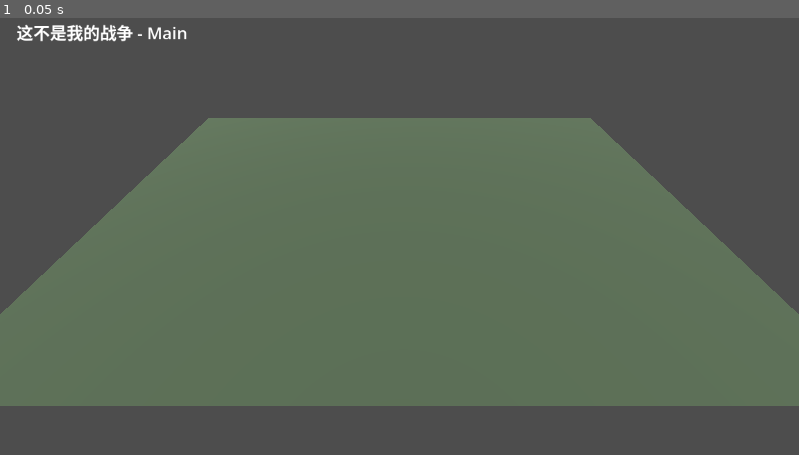
Above: before the commit, frame 1.
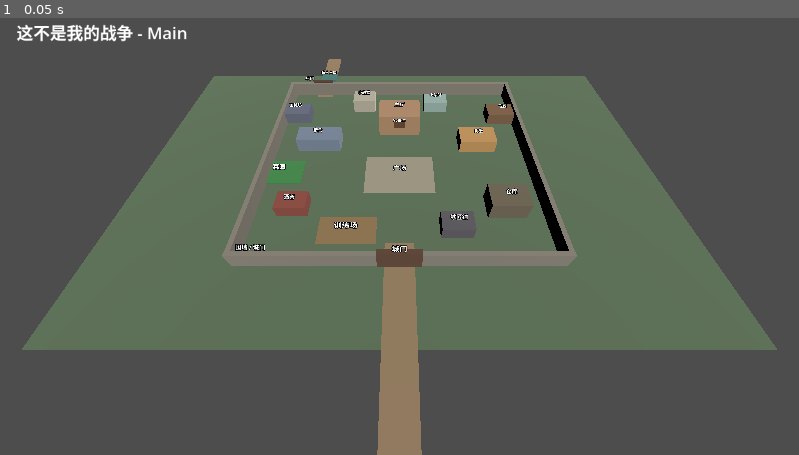
Above: after the commit, the same moment.

Repository: graywind-labs/this-is-not-my-war
Game: Godot game, scene res://scenes/main/Main.tscn
The game is run twice, just before and just after one commit, with the same random seed, the same clock (stepped at 60 frames per second) and the same inputs.
Inputs:
- Up to frame 1 (0.05 s): no input

The runs differ from the first frame. In frame 1, 27% of the frame differs, in the area x 0-100%, y 9-100%.

Commit message:
T0103 创建低模驿站 Blockout

Diff:
--- a/project.godot
+++ b/project.godot
@@ -18,6 +18,9 @@
 [autoload]
 
 MCPGameBridge="res://addons/godot_mcp/game_bridge/mcp_game_bridge.gd"
+EventBus="*res://scripts/core/EventBus.gd"
+GameState="*res://scripts/core/GameState.gd"
+ConfigLoader="*res://scripts/core/ConfigLoader.gd"
 
 [editor_plugins]
 
--- a/scenes/main/Main.tscn
+++ b/scenes/main/Main.tscn
@@ -1,10 +1,133 @@
-[gd_scene load_steps=3 format=3 uid="uid://gqvi00hixoiv"]
+[gd_scene format=3 uid="uid://gqvi00hixoiv"]
+
+[ext_resource type="Script" uid="uid://om7sbri3mgrg" path="res://scripts/systems/TimeSystem.gd" id="1_time"]
+[ext_resource type="Script" uid="uid://cgrpt01r17602" path="res://scripts/systems/ResourceSystem.gd" id="2_resource"]
+[ext_resource type="Script" uid="uid://w81fvmel4281" path="res://scripts/systems/BuildingSystem.gd" id="3_building"]
+[ext_resource type="Script" uid="uid://d3rpn1tqiekyq" path="res://scripts/systems/NPCSystem.gd" id="4_npc"]
+[ext_resource type="Script" uid="uid://df2dufyyr3i71" path="res://scripts/systems/ActionSystem.gd" id="5_action"]
+[ext_resource type="Script" uid="uid://cvivi1v1r7xgt" path="res://scripts/systems/MemorySystem.gd" id="6_memory"]
+[ext_resource type="Script" uid="uid://d3sypfb48oyeq" path="res://scripts/systems/CombatSystem.gd" id="7_combat"]
+[ext_resource type="Script" uid="uid://deyr4bg8at4je" path="res://scripts/systems/DialogSystem.gd" id="8_dialog"]
 
 [sub_resource type="PlaneMesh" id="PlaneMesh_ground"]
-size = Vector2(24, 16)
+size = Vector2(54, 38)
 
 [sub_resource type="StandardMaterial3D" id="StandardMaterial3D_ground"]
 albedo_color = Color(0.28, 0.35, 0.26, 1)
+
+[sub_resource type="BoxMesh" id="BoxMesh_main_hall"]
+size = Vector3(4, 2.4, 3)
+
+[sub_resource type="StandardMaterial3D" id="StandardMaterial3D_main_hall"]
+albedo_color = Color(0.55, 0.43, 0.32, 1)
+
+[sub_resource type="BoxMesh" id="BoxMesh_dormitory"]
+size = Vector3(4.5, 1.5, 2.4)
+
+[sub_resource type="StandardMaterial3D" id="StandardMaterial3D_dormitory"]
+albedo_color = Color(0.37, 0.42, 0.48, 1)
+
+[sub_resource type="BoxMesh" id="BoxMesh_dining_hall"]
+size = Vector3(3.8, 1.4, 2.6)
+
+[sub_resource type="StandardMaterial3D" id="StandardMaterial3D_dining_hall"]
+albedo_color = Color(0.61, 0.46, 0.27, 1)
+
+[sub_resource type="BoxMesh" id="BoxMesh_warehouse"]
+size = Vector3(3.4, 1.8, 2.6)
+
+[sub_resource type="StandardMaterial3D" id="StandardMaterial3D_warehouse"]
+albedo_color = Color(0.34, 0.31, 0.25, 1)
+
+[sub_resource type="BoxMesh" id="BoxMesh_tavern"]
+size = Vector3(2.8, 1.2, 2.1)
+
+[sub_resource type="StandardMaterial3D" id="StandardMaterial3D_tavern"]
+albedo_color = Color(0.44, 0.22, 0.18, 1)
+
+[sub_resource type="BoxMesh" id="BoxMesh_garden"]
+size = Vector3(3.4, 0.12, 2.4)
+
+[sub_resource type="StandardMaterial3D" id="StandardMaterial3D_garden"]
+albedo_color = Color(0.19, 0.43, 0.22, 1)
+
+[sub_resource type="BoxMesh" id="BoxMesh_blacksmith"]
+size = Vector3(2.8, 1.35, 2.1)
+
+[sub_resource type="StandardMaterial3D" id="StandardMaterial3D_blacksmith"]
+albedo_color = Color(0.28, 0.27, 0.29, 1)
+
+[sub_resource type="BoxMesh" id="BoxMesh_training_ground"]
+size = Vector3(3.7, 0.08, 2.2)
+
+[sub_resource type="StandardMaterial3D" id="StandardMaterial3D_training_ground"]
+albedo_color = Color(0.45, 0.36, 0.24, 1)
+
+[sub_resource type="BoxMesh" id="BoxMesh_stable"]
+size = Vector3(3.2, 1.25, 2.2)
+
+[sub_resource type="StandardMaterial3D" id="StandardMaterial3D_stable"]
+albedo_color = Color(0.39, 0.29, 0.2, 1)
+
+[sub_resource type="BoxMesh" id="BoxMesh_chapel"]
+size = Vector3(2.5, 1.55, 2.2)
+
+[sub_resource type="StandardMaterial3D" id="StandardMaterial3D_chapel"]
+albedo_color = Color(0.57, 0.55, 0.49, 1)
+
+[sub_resource type="BoxMesh" id="BoxMesh_clinic"]
+size = Vector3(2.7, 1.25, 2)
+
+[sub_resource type="StandardMaterial3D" id="StandardMaterial3D_clinic"]
+albedo_color = Color(0.47, 0.56, 0.53, 1)
+
+[sub_resource type="BoxMesh" id="BoxMesh_workshop"]
+size = Vector3(3.1, 1.35, 2.1)
+
+[sub_resource type="StandardMaterial3D" id="StandardMaterial3D_workshop"]
+albedo_color = Color(0.31, 0.33, 0.39, 1)
+
+[sub_resource type="BoxMesh" id="BoxMesh_notice_board"]
+size = Vector3(1.35, 0.8, 0.14)
+
+[sub_resource type="StandardMaterial3D" id="StandardMaterial3D_notice_board"]
+albedo_color = Color(0.31, 0.2, 0.11, 1)
+
+[sub_resource type="BoxMesh" id="BoxMesh_wall"]
+size = Vector3(1, 1.6, 1)
+
+[sub_resource type="StandardMaterial3D" id="StandardMaterial3D_wall"]
+albedo_color = Color(0.42, 0.4, 0.36, 1)
+
+[sub_resource type="BoxMesh" id="BoxMesh_gate"]
+size = Vector3(3, 2.2, 0.5)
+
+[sub_resource type="StandardMaterial3D" id="StandardMaterial3D_gate"]
+albedo_color = Color(0.29, 0.2, 0.14, 1)
+
+[sub_resource type="BoxMesh" id="BoxMesh_back_gate"]
+size = Vector3(2, 1.8, 0.5)
+
+[sub_resource type="StandardMaterial3D" id="StandardMaterial3D_back_gate"]
+albedo_color = Color(0.25, 0.17, 0.12, 1)
+
+[sub_resource type="BoxMesh" id="BoxMesh_plaza"]
+size = Vector3(5, 0.06, 4)
+
+[sub_resource type="StandardMaterial3D" id="StandardMaterial3D_plaza"]
+albedo_color = Color(0.5, 0.48, 0.41, 1)
+
+[sub_resource type="BoxMesh" id="BoxMesh_path"]
+size = Vector3(2.2, 0.04, 10)
+
+[sub_resource type="StandardMaterial3D" id="StandardMaterial3D_path"]
+albedo_color = Color(0.47, 0.39, 0.29, 1)
+
+[sub_resource type="BoxMesh" id="BoxMesh_marker"]
+size = Vector3(1.8, 0.25, 1.8)
+
+[sub_resource type="StandardMaterial3D" id="StandardMaterial3D_marker"]
+albedo_color = Color(0.23, 0.38, 0.36, 1)
 
 [node name="Main" type="Node3D" unique_id=986039696]
 
@@ -18,13 +141,260 @@
 
 [node name="Buildings" type="Node3D" parent="WorldRoot/Station" unique_id=115591047]
 
+[node name="MainHall" type="MeshInstance3D" parent="WorldRoot/Station/Buildings" unique_id=321891562]
+transform = Transform3D(1.18, 0, 0, 0, 1, 0, 0, 0, 1.1, 0, 1.2, -7)
+mesh = SubResource("BoxMesh_main_hall")
+surface_material_override/0 = SubResource("StandardMaterial3D_main_hall")
+
+[node name="MainHallLabel" type="Label3D" parent="WorldRoot/Station/Buildings/MainHall" unique_id=1210300513]
+transform = Transform3D(1, 0, 0, 0, 0.76604444, -0.64278764, 0, 0.64278764, 0.76604444, 0, 1.7, 0)
+pixel_size = 0.015
+billboard = 1
+text = "主厅"
+
+[node name="Dormitory" type="MeshInstance3D" parent="WorldRoot/Station/Buildings" unique_id=1668805884]
+transform = Transform3D(1.05, 0, 0, 0, 1, 0, 0, 0, 1, -9, 0.75, -3.6)
+mesh = SubResource("BoxMesh_dormitory")
+surface_material_override/0 = SubResource("StandardMaterial3D_dormitory")
+
+[node name="DormitoryLabel" type="Label3D" parent="WorldRoot/Station/Buildings/Dormitory" unique_id=1624364953]
+transform = Transform3D(1, 0, 0, 0, 0.76604444, -0.64278764, 0, 0.64278764, 0.76604444, 0, 1.2, 0)
+pixel_size = 0.015
+billboard = 1
+text = "宿舍"
+
+[node name="DiningHall" type="MeshInstance3D" parent="WorldRoot/Station/Buildings" unique_id=354664282]
+transform = Transform3D(1.05, 0, 0, 0, 1, 0, 0, 0, 1, 8.7, 0.7, -3.5)
+mesh = SubResource("BoxMesh_dining_hall")
+surface_material_override/0 = SubResource("StandardMaterial3D_dining_hall")
+
+[node name="DiningHallLabel" type="Label3D" parent="WorldRoot/Station/Buildings/DiningHall" unique_id=506798457]
+transform = Transform3D(1, 0, 0, 0, 0.76604444, -0.64278764, 0, 0.64278764, 0.76604444, 0, 1.2, 0)
+pixel_size = 0.015
+billboard = 1
+text = "食堂"
+
+[node name="Warehouse" type="MeshInstance3D" parent="WorldRoot/Station/Buildings" unique_id=1632649567]
+transform = Transform3D(1.08, 0, 0, 0, 1, 0, 0, 0, 1.05, 10.2, 0.9, 5.8)
+mesh = SubResource("BoxMesh_warehouse")
+surface_material_override/0 = SubResource("StandardMaterial3D_warehouse")
+
+[node name="WarehouseLabel" type="Label3D" parent="WorldRoot/Station/Buildings/Warehouse" unique_id=218203184]
+transform = Transform3D(1, 0, 0, 0, 0.76604444, -0.64278764, 0, 0.64278764, 0.76604444, 0, 1.35, 0)
+pixel_size = 0.015
+billboard = 1
+text = "仓库"
+
+[node name="Tavern" type="MeshInstance3D" parent="WorldRoot/Station/Buildings"]
+transform = Transform3D(1.05, 0, 0, 0, 1, 0, 0, 0, 1, -10.2, 0.6, 5.9)
+mesh = SubResource("BoxMesh_tavern")
+surface_material_override/0 = SubResource("StandardMaterial3D_tavern")
+
+[node name="TavernLabel" type="Label3D" parent="WorldRoot/Station/Buildings/Tavern"]
+transform = Transform3D(1, 0, 0, 0, 0.76604444, -0.64278764, 0, 0.64278764, 0.76604444, 0, 1.05, 0)
+pixel_size = 0.015
+billboard = 1
+text = "酒窖"
+
+[node name="Garden" type="MeshInstance3D" parent="WorldRoot/Station/Buildings"]
+transform = Transform3D(1.35, 0, 0, 0, 1, 0, 0, 0, 1.35, -12.5, 0.08, 1.1)
+mesh = SubResource("BoxMesh_garden")
+surface_material_override/0 = SubResource("StandardMaterial3D_garden")
+
+[node name="GardenLabel" type="Label3D" parent="WorldRoot/Station/Buildings/Garden"]
+transform = Transform3D(1, 0, 0, 0, 0.76604444, -0.64278764, 0, 0.64278764, 0.76604444, 0, 0.85, 0)
+pixel_size = 0.015
+billboard = 1
+text = "菜园"
+
+[node name="Blacksmith" type="MeshInstance3D" parent="WorldRoot/Station/Buildings"]
+transform = Transform3D(1.05, 0, 0, 0, 1, 0, 0, 0, 1, 5.2, 0.675, 8.4)
+mesh = SubResource("BoxMesh_blacksmith")
+surface_material_override/0 = SubResource("StandardMaterial3D_blacksmith")
+
+[node name="BlacksmithLabel" type="Label3D" parent="WorldRoot/Station/Buildings/Blacksmith"]
+transform = Transform3D(1, 0, 0, 0, 0.76604444, -0.64278764, 0, 0.64278764, 0.76604444, 0, 1.15, 0)
+pixel_size = 0.015
+billboard = 1
+text = "铁匠铺"
+
+[node name="TrainingGround" type="MeshInstance3D" parent="WorldRoot/Station/Buildings"]
+transform = Transform3D(1.45, 0, 0, 0, 1, 0, 0, 0, 1.35, -4.8, 0.05, 8.6)
+mesh = SubResource("BoxMesh_training_ground")
+surface_material_override/0 = SubResource("StandardMaterial3D_training_ground")
+
+[node name="TrainingGroundLabel" type="Label3D" parent="WorldRoot/Station/Buildings/TrainingGround"]
+transform = Transform3D(1, 0, 0, 0, 0.76604444, -0.64278764, 0, 0.64278764, 0.76604444, 0, 0.85, 0)
+pixel_size = 0.015
+billboard = 1
+text = "训练场"
+
+[node name="Stable" type="MeshInstance3D" parent="WorldRoot/Station/Buildings"]
+transform = Transform3D(1.08, 0, 0, 0, 1, 0, 0, 0, 1.08, 12.4, 0.625, -8.6)
+mesh = SubResource("BoxMesh_stable")
+surface_material_override/0 = SubResource("StandardMaterial3D_stable")
+
+[node name="StableLabel" type="Label3D" parent="WorldRoot/Station/Buildings/Stable"]
+transform = Transform3D(1, 0, 0, 0, 0.76604444, -0.64278764, 0, 0.64278764, 0.76604444, 0, 1.1, 0)
+pixel_size = 0.015
+billboard = 1
+text = "马厩"
+
+[node name="Chapel" type="MeshInstance3D" parent="WorldRoot/Station/Buildings"]
+transform = Transform3D(1.05, 0, 0, 0, 1, 0, 0, 0, 1.05, -4.4, 0.775, -11)
+mesh = SubResource("BoxMesh_chapel")
+surface_material_override/0 = SubResource("StandardMaterial3D_chapel")
+
+[node name="ChapelLabel" type="Label3D" parent="WorldRoot/Station/Buildings/Chapel"]
+transform = Transform3D(1, 0, 0, 0, 0.76604444, -0.64278764, 0, 0.64278764, 0.76604444, 0, 1.25, 0)
+pixel_size = 0.015
+billboard = 1
+text = "小教堂"
+
+[node name="Clinic" type="MeshInstance3D" parent="WorldRoot/Station/Buildings"]
+transform = Transform3D(1.05, 0, 0, 0, 1, 0, 0, 0, 1.05, 4.5, 0.625, -11)
+mesh = SubResource("BoxMesh_clinic")
+surface_material_override/0 = SubResource("StandardMaterial3D_clinic")
+
+[node name="ClinicLabel" type="Label3D" parent="WorldRoot/Station/Buildings/Clinic"]
+transform = Transform3D(1, 0, 0, 0, 0.76604444, -0.64278764, 0, 0.64278764, 0.76604444, 0, 1.1, 0)
+pixel_size = 0.015
+billboard = 1
+text = "小诊所"
+
+[node name="Workshop" type="MeshInstance3D" parent="WorldRoot/Station/Buildings"]
+transform = Transform3D(1.05, 0, 0, 0, 1, 0, 0, 0, 1, -12.5, 0.675, -8.6)
+mesh = SubResource("BoxMesh_workshop")
+surface_material_override/0 = SubResource("StandardMaterial3D_workshop")
+
+[node name="WorkshopLabel" type="Label3D" parent="WorldRoot/Station/Buildings/Workshop"]
+transform = Transform3D(1, 0, 0, 0, 0.76604444, -0.64278764, 0, 0.64278764, 0.76604444, 0, 1.15, 0)
+pixel_size = 0.015
+billboard = 1
+text = "工械坊"
+
+[node name="NoticeBoard" type="MeshInstance3D" parent="WorldRoot/Station/Buildings"]
+transform = Transform3D(1, 0, 0, 0, 1, 0, 0, 0, 1, 0, 1.45, -5.28)
+mesh = SubResource("BoxMesh_notice_board")
+surface_material_override/0 = SubResource("StandardMaterial3D_notice_board")
+
+[node name="NoticeBoardLabel" type="Label3D" parent="WorldRoot/Station/Buildings/NoticeBoard"]
+transform = Transform3D(1, 0, 0, 0, 0.76604444, -0.64278764, 0, 0.64278764, 0.76604444, 0, 0.62, 0)
+pixel_size = 0.015
+billboard = 1
+text = "公告牌"
+
+[node name="FrontWall" type="MeshInstance3D" parent="WorldRoot/Station/Buildings" unique_id=1749815533]
+transform = Transform3D(28.5, 0, 0, 0, 1, 0, 0, 0, 0.45, 0, 0.8, 12)
+mesh = SubResource("BoxMesh_wall")
+surface_material_override/0 = SubResource("StandardMaterial3D_wall")
+
+[node name="BackWall" type="MeshInstance3D" parent="WorldRoot/Station/Buildings" unique_id=1200039917]
+transform = Transform3D(28.5, 0, 0, 0, 1, 0, 0, 0, 0.45, 0, 0.8, -14)
+mesh = SubResource("BoxMesh_wall")
+surface_material_override/0 = SubResource("StandardMaterial3D_wall")
+
+[node name="LeftWall" type="MeshInstance3D" parent="WorldRoot/Station/Buildings" unique_id=889884524]
+transform = Transform3D(0.45, 0, 0, 0, 1, 0, 0, 0, 26, -14, 0.8, -1)
+mesh = SubResource("BoxMesh_wall")
+surface_material_override/0 = SubResource("StandardMaterial3D_wall")
+
+[node name="RightWall" type="MeshInstance3D" parent="WorldRoot/Station/Buildings" unique_id=2055212024]
+transform = Transform3D(0.45, 0, 0, 0, 1, 0, 0, 0, 26, 14, 0.8, -1)
+mesh = SubResource("BoxMesh_wall")
+surface_material_override/0 = SubResource("StandardMaterial3D_wall")
+
+[node name="WallLabel" type="Label3D" parent="WorldRoot/Station/Buildings" unique_id=2114938806]
+transform = Transform3D(1, 0, 0, 0, 0.76604444, -0.64278764, 0, 0.64278764, 0.76604444, -11.8, 2.3, 11.8)
+pixel_size = 0.015
+billboard = 1
+text = "围墙 / 城门"
+
+[node name="FrontGate" type="MeshInstance3D" parent="WorldRoot/Station/Buildings" unique_id=970916221]
+transform = Transform3D(1.25, 0, 0, 0, 1, 0, 0, 0, 1, 0, 1.1, 12.15)
+mesh = SubResource("BoxMesh_gate")
+surface_material_override/0 = SubResource("StandardMaterial3D_gate")
+
+[node name="FrontGateLabel" type="Label3D" parent="WorldRoot/Station/Buildings/FrontGate" unique_id=2141763561]
+transform = Transform3D(1, 0, 0, 0, 0.76604444, -0.64278764, 0, 0.64278764, 0.76604444, 0, 1.55, 0)
+pixel_size = 0.015
+billboard = 1
+text = "城门"
+
+[node name="BackGate" type="MeshInstance3D" parent="WorldRoot/Station/Buildings" unique_id=662925037]
+transform = Transform3D(1.2, 0, 0, 0, 1, 0, 0, 0, 1, -10, 0.9, -14.15)
+mesh = SubResource("BoxMesh_back_gate")
+surface_material_override/0 = SubResource("StandardMaterial3D_back_gate")
+
+[node name="BackGateLabel" type="Label3D" parent="WorldRoot/Station/Buildings/BackGate" unique_id=1075672637]
+transform = Transform3D(1, 0, 0, 0, 0.76604444, -0.64278764, 0, 0.64278764, 0.76604444, -1.35, 1.35, 0.2)
+pixel_size = 0.015
+billboard = 1
+text = "后门"
+
 [node name="NPCs" type="Node3D" parent="WorldRoot/Station" unique_id=1980242254]
 
 [node name="Enemies" type="Node3D" parent="WorldRoot/Station" unique_id=1853672627]
 
 [node name="Props" type="Node3D" parent="WorldRoot/Station" unique_id=52937998]
 
+[node name="Plaza" type="MeshInstance3D" parent="WorldRoot/Station/Props" unique_id=2127136059]
+transform = Transform3D(1.45, 0, 0, 0, 1, 0, 0, 0, 1.35, 0, 0.04, 1.3)
+mesh = SubResource("BoxMesh_plaza")
+surface_material_override/0 = SubResource("StandardMaterial3D_plaza")
+
+[node name="PlazaLabel" type="Label3D" parent="WorldRoot/Station/Props/Plaza" unique_id=1887492751]
+transform = Transform3D(1, 0, 0, 0, 0.76604444, -0.64278764, 0, 0.64278764, 0.76604444, 0, 0.9, 0)
+pixel_size = 0.015
+billboard = 1
+text = "广场"
+
+[node name="FrontRoad" type="MeshInstance3D" parent="WorldRoot/Station/Props" unique_id=1901118691]
+transform = Transform3D(1.2, 0, 0, 0, 1, 0, 0, 0, 1.6, 0, 0.03, 18)
+mesh = SubResource("BoxMesh_path")
+surface_material_override/0 = SubResource("StandardMaterial3D_path")
+
+[node name="BackRoad" type="MeshInstance3D" parent="WorldRoot/Station/Props" unique_id=393494044]
+transform = Transform3D(0.9, 0, 0, 0, 1, 0, 0, 0, 1.05, -10, 0.03, -18.6)
+mesh = SubResource("BoxMesh_path")
+surface_material_override/0 = SubResource("StandardMaterial3D_path")
+
+[node name="MerchantEntranceMarker" type="MeshInstance3D" parent="WorldRoot/Station/Props" unique_id=1934859186]
+transform = Transform3D(1.15, 0, 0, 0, 1, 0, 0, 0, 1.15, -10, 0.13, -18.2)
+mesh = SubResource("BoxMesh_marker")
+surface_material_override/0 = SubResource("StandardMaterial3D_marker")
+
+[node name="MerchantEntranceLabel" type="Label3D" parent="WorldRoot/Station/Props/MerchantEntranceMarker" unique_id=1148294524]
+transform = Transform3D(1, 0, 0, 0, 0.76604444, -0.64278764, 0, 0.64278764, 0.76604444, 0, 0.75, 0)
+pixel_size = 0.015
+billboard = 1
+text = "商人入口"
+
 [node name="Systems" type="Node" parent="." unique_id=1899792392]
+
+[node name="TimeSystem" type="Node" parent="Systems" unique_id=737958791]
+script = ExtResource("1_time")
+
+[node name="ResourceSystem" type="Node" parent="Systems" unique_id=1659604559]
+script = ExtResource("2_resource")
+
+[node name="BuildingSystem" type="Node" parent="Systems" unique_id=1869605880]
+script = ExtResource("3_building")
+
+[node name="NPCSystem" type="Node" parent="Systems" unique_id=1544998544]
+script = ExtResource("4_npc")
+
+[node name="ActionSystem" type="Node" parent="Systems" unique_id=1444450010]
+script = ExtResource("5_action")
+
+[node name="MemorySystem" type="Node" parent="Systems" unique_id=104922409]
+script = ExtResource("6_memory")
+
+[node name="CombatSystem" type="Node" parent="Systems" unique_id=326749981]
+script = ExtResource("7_combat")
+
+[node name="DialogSystem" type="Node" parent="Systems" unique_id=538485406]
+script = ExtResource("8_dialog")
 
 [node name="UI" type="CanvasLayer" parent="." unique_id=1111572503]
 
@@ -41,10 +411,25 @@
 theme_override_font_sizes/font_size = 24
 text = "这不是我的战争 - Main"
 
+[node name="NPCPanel" type="Control" parent="UI" unique_id=915808336]
+visible = false
+layout_mode = 3
+anchors_preset = 0
+
+[node name="BuildingPanel" type="Control" parent="UI" unique_id=1806277464]
+visible = false
+layout_mode = 3
+anchors_preset = 0
+
+[node name="DialogPanel" type="Control" parent="UI" unique_id=278786319]
+visible = false
+layout_mode = 3
+anchors_preset = 0
+
 [node name="CameraRig" type="Node3D" parent="." unique_id=1857187284]
 
 [node name="Camera3D" type="Camera3D" parent="CameraRig" unique_id=1742634412]
-transform = Transform3D(1, 0, 0, 0, 0.70710677, 0.70710677, 0, -0.70710677, 0.70710677, 0, 8, 10)
+transform = Transform3D(1, 0, 0, 0, 0.57357645, 0.81915206, 0, -0.81915206, 0.57357645, 0, 22, 24)
 current = true
 
 [node name="SunLight" type="DirectionalLight3D" parent="." unique_id=1889464672]
--- /dev/null
+++ b/scripts/core/ConfigLoader.gd
@@ -0,0 +1,25 @@
+extends Node
+
+
+func load_json(path: String, default_value: Variant = {}) -> Variant:
+	if not FileAccess.file_exists(path):
+		push_error("Config file not found: %s" % path)
+		return default_value
+
+	var file := FileAccess.open(path, FileAccess.READ)
+	if file == null:
+		push_error("Failed to open config file: %s" % path)
+		return default_value
+
+	var text := file.get_as_text()
+	var json := JSON.new()
+	var error := json.parse(text)
+	if error != OK:
+		push_error("Failed to parse JSON config %s at line %d: %s" % [path, json.get_error_line(), json.get_error_message()])
+		return default_value
+
+	return json.data
+
+
+func load_data_file(file_name: String, default_value: Variant = {}) -> Variant:
+	return load_json("res://data/%s" % file_name, default_value)
--- /dev/null
+++ b/scripts/core/EventBus.gd
@@ -0,0 +1,7 @@
+extends Node
+
+signal resource_changed(resource_id: String, amount: int)
+signal hour_started(day: int, hour: int)
+signal building_clicked(building_id: String)
+signal npc_clicked(npc_id: String)
+signal public_event_added(event: Dictionary)
--- /dev/null
+++ b/scripts/core/GameState.gd
@@ -0,0 +1,17 @@
+extends Node
+
+var current_day: int = 1
+var current_hour: int = 6
+var in_combat: bool = false
+
+
+func set_time(day: int, hour: int) -> void:
+	current_day = max(day, 1)
+	current_hour = clampi(hour, 0, 23)
+	var event_bus := get_node_or_null("/root/EventBus")
+	if event_bus != null:
+		event_bus.hour_started.emit(current_day, current_hour)
+
+
+func set_combat_active(active: bool) -> void:
+	in_combat = active
--- /dev/null
+++ b/scripts/systems/ActionSystem.gd
@@ -0,0 +1,5 @@
+extends Node
+
+
+func initialize() -> void:
+	pass
--- /dev/null
+++ b/scripts/systems/BuildingSystem.gd
@@ -0,0 +1,5 @@
+extends Node
+
+
+func initialize() -> void:
+	pass
--- /dev/null
+++ b/scripts/systems/CombatSystem.gd
@@ -0,0 +1,5 @@
+extends Node
+
+
+func initialize() -> void:
+	pass
--- /dev/null
+++ b/scripts/systems/DialogSystem.gd
@@ -0,0 +1,5 @@
+extends Node
+
+
+func initialize() -> void:
+	pass
--- /dev/null
+++ b/scripts/systems/MemorySystem.gd
@@ -0,0 +1,5 @@
+extends Node
+
+
+func initialize() -> void:
+	pass
--- /dev/null
+++ b/scripts/systems/NPCSystem.gd
@@ -0,0 +1,5 @@
+extends Node
+
+
+func initialize() -> void:
+	pass
--- /dev/null
+++ b/scripts/systems/ResourceSystem.gd
@@ -0,0 +1,5 @@
+extends Node
+
+
+func initialize() -> void:
+	pass
--- /dev/null
+++ b/scripts/systems/TimeSystem.gd
@@ -0,0 +1,5 @@
+extends Node
+
+
+func initialize() -> void:
+	pass
Not shown, added: scripts/core/ConfigLoader.gd.uid
Not shown, added: scripts/core/EventBus.gd.uid
Not shown, added: scripts/core/GameState.gd.uid
Not shown, added: scripts/systems/ActionSystem.gd.uid
Not shown, added: scripts/systems/BuildingSystem.gd.uid
Not shown, added: scripts/systems/CombatSystem.gd.uid
Not shown, added: scripts/systems/DialogSystem.gd.uid
Not shown, added: scripts/systems/MemorySystem.gd.uid
Not shown, added: scripts/systems/NPCSystem.gd.uid
Not shown, added: scripts/systems/ResourceSystem.gd.uid
Not shown, added: scripts/systems/TimeSystem.gd.uid
Not shown, changed: AGENTS.md
(and 14 more such lines)
